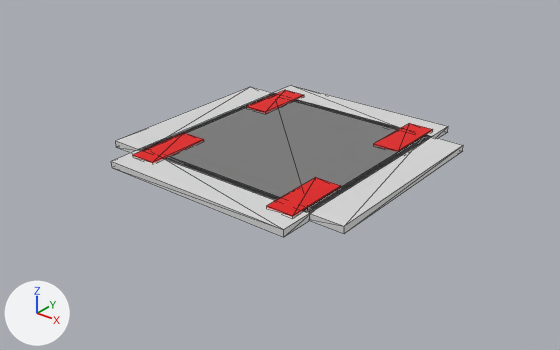
One commit to the glTF model intersection_model.glb: the scene before it, then after it.
Camera for both pictures: a 50 mm lens placed at (3.16, -4.04, 2.28), pointed at (0.01, -0.11, -0.16). The axes (+X, +Y, +Z) are drawn at lower left. The lights are the same throughout. Mesh edges are drawn as thin lines. Where no turn or scale is listed for an object, it has been applied to the vertices.

In view in the first picture: 'geometry_0'.
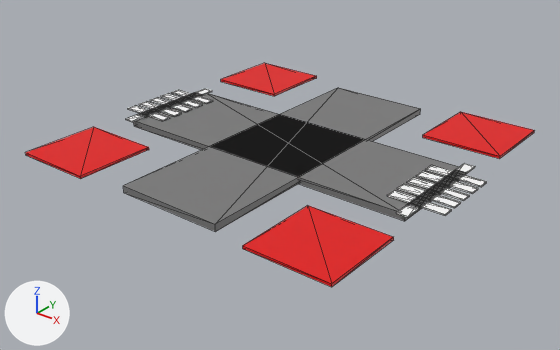
The change, as a diff of the scene's bpy script:
```diff
--- a/intersection_model.glb.py
+++ b/intersection_model.glb.py
@@ me_geometry_0 @@
-me_geometry_0.from_pydata(...)  # 72 vertices, 108 faces; spans x -1.0..1.0, y -1.0..1.0, z 0.0..0.06
+me_geometry_0.from_pydata(...)  # 208 vertices, 312 faces; spans x -1.4..1.4, y -1.3..1.3, z 0.0..0.06
+# me_geometry_0 part 1: a new loose piece, a box spanning x -1.2..1.2, y -0.4..0.4, z 0.0..0.05, in mat_defaultmaterial
+# me_geometry_0 part 2: a new loose piece, a box spanning x -0.4..0.4, y -1.2..1.2, z 0.0..0.05, in mat_defaultmaterial
+# me_geometry_0 part 3: a new loose piece, a box spanning x -1.24..-1.16, y 0.04..0.44, z 0.055..0.065, in mat_defaultmaterial
+# me_geometry_0 part 4: a new loose piece, a box spanning x 1.16..1.24, y 0.04..0.44, z 0.055..0.065, in mat_defaultmaterial
+# me_geometry_0 part 5: the loose piece of 8 vertices spanning x -1.0..-0.7, y -0.75..0.75, z 0.0..0.05 is turned 90 degrees about the z axis through its middle and scaled by 0.267, then moved by (-0.35, -0.24, 0.03)
+# me_geometry_0 part 6: the loose piece of 8 vertices spanning x 0.7..1.0, y -0.75..0.75, z 0.0..0.05 is turned 90 degrees about the z axis through its middle and scaled by 0.267, then moved by (0.35, -0.24, 0.03)
+# me_geometry_0 part 7: a new loose piece, a box spanning x -1.24..-1.16, y -0.08..0.32, z 0.055..0.065, in mat_defaultmaterial
+# me_geometry_0 part 8: a new loose piece, a box spanning x 1.16..1.24, y -0.08..0.32, z 0.055..0.065, in mat_defaultmaterial
+# me_geometry_0 part 9: a new loose piece, a box spanning x -1.4..-1.0, y -0.16..-0.08, z 0.055..0.065, in mat_defaultmaterial
+# me_geometry_0 part 10: a new loose piece, a box spanning x 1.0..1.4, y -0.16..-0.08, z 0.055..0.065, in mat_defaultmaterial
+# me_geometry_0 part 11: a new loose piece, a box spanning x -1.24..-1.16, y -0.2..0.2, z 0.055..0.065, in mat_defaultmaterial
+# me_geometry_0 part 12: a new loose piece, a box spanning x 1.16..1.24, y -0.2..0.2, z 0.055..0.065, in mat_defaultmaterial
+# me_geometry_0 part 13: a new loose piece, a box spanning x -1.4..-1.0, y -0.04..0.04, z 0.055..0.065, in mat_defaultmaterial
+# me_geometry_0 part 14: a new loose piece, a box spanning x 1.0..1.4, y -0.04..0.04, z 0.055..0.065, in mat_defaultmaterial
+# me_geometry_0 part 15: a new loose piece, a box spanning x -1.24..-1.16, y -0.32..0.08, z 0.055..0.065, in mat_defaultmaterial
+# me_geometry_0 part 16: a new loose piece, a box spanning x -1.4..-1.0, y 0.08..0.16, z 0.055..0.065, in mat_defaultmaterial
+# me_geometry_0 part 17: a new loose piece, a box spanning x 1.0..1.4, y 0.08..0.16, z 0.055..0.065, in mat_defaultmaterial
+# me_geometry_0 part 18: a new loose piece, a box spanning x -1.24..-1.16, y -0.44..-0.04, z 0.055..0.065, in mat_defaultmaterial
+# me_geometry_0 part 19: a new loose piece, a box spanning x 1.16..1.24, y -0.44..-0.04, z 0.055..0.065, in mat_defaultmaterial
+# me_geometry_0 part 20: a new loose piece, a box spanning x -1.4..-1.0, y 0.2..0.28, z 0.055..0.065, in mat_defaultmaterial
+# me_geometry_0 part 21: a new loose piece, a box spanning x 1.0..1.4, y 0.2..0.28, z 0.055..0.065, in mat_defaultmaterial
+# me_geometry_0 part 22: a new loose piece, a box spanning x -1.3..-0.7, y 0.7..1.3, z 0.045..0.065, in mat_defaultmaterial
+# me_geometry_0 part 23: a new loose piece, a box spanning x 0.7..1.3, y 0.7..1.3, z 0.045..0.065, in mat_defaultmaterial
+# me_geometry_0 part 24: a new loose piece, a box spanning x -1.3..-0.7, y -1.3..-0.7, z 0.045..0.065, in mat_defaultmaterial
+# me_geometry_0 part 25: a new loose piece, a box spanning x 0.7..1.3, y -1.3..-0.7, z 0.045..0.065, in mat_defaultmaterial
+# me_geometry_0 part 26: 7 loose pieces with 56 vertices, spanning x -0.75..0.75, y -1.0..1.0, z 0.0..0.06, are deleted
 me_geometry_0.materials.append(mat_defaultmaterial)
```

Boxes (x1, y1, x2, y2) around the edits, measured in the pictures (560 x 350 px; the box of a moved part takes in the faces that stretch with it):
'geometry_0', reshaped (44% wider, 47% taller)
    before: (111, 85, 463, 237)
    after: (25, 63, 534, 287)
part 1 of me_geometry_0, added
    after: (134, 93, 459, 221)
part 2 of me_geometry_0, added
    after: (123, 88, 420, 232)
part 3 of me_geometry_0, added
    after: (177, 89, 212, 103)
part 4 of me_geometry_0, added
    after: (436, 163, 475, 188)
part 5 of me_geometry_0, moved or reshaped
    before: (116, 87, 276, 153)
    after: (128, 105, 170, 121)
part 6 of me_geometry_0, moved or reshaped
    before: (310, 135, 463, 233)
    after: (387, 190, 452, 215)
part 7 of me_geometry_0, added
    after: (161, 92, 202, 108)
part 8 of me_geometry_0, added
    after: (426, 179, 448, 194)
part 9 of me_geometry_0, added
    after: (139, 101, 182, 116)
part 10 of me_geometry_0, added
    after: (397, 184, 461, 208)
part 11 of me_geometry_0, added
    after: (150, 96, 191, 113)
part 12 of me_geometry_0, added
    after: (417, 176, 456, 202)
part 13 of me_geometry_0, added
    after: (150, 97, 192, 112)
part 14 of me_geometry_0, added
    after: (407, 177, 470, 201)
part 15 of me_geometry_0, added
    after: (139, 110, 155, 117)
part 16 of me_geometry_0, added
    after: (161, 94, 203, 108)
part 17 of me_geometry_0, added
    after: (416, 171, 478, 194)
part 18 of me_geometry_0, added
    after: (126, 107, 160, 122)
part 19 of me_geometry_0, added
    after: (396, 192, 435, 218)
part 20 of me_geometry_0, added
    after: (171, 90, 213, 104)
part 21 of me_geometry_0, added
    after: (425, 165, 487, 187)
part 22 of me_geometry_0, added (red)
    after: (221, 63, 317, 96)
part 23 of me_geometry_0, added (red)
    after: (423, 112, 534, 159)
part 24 of me_geometry_0, added (red)
    after: (25, 127, 149, 179)
